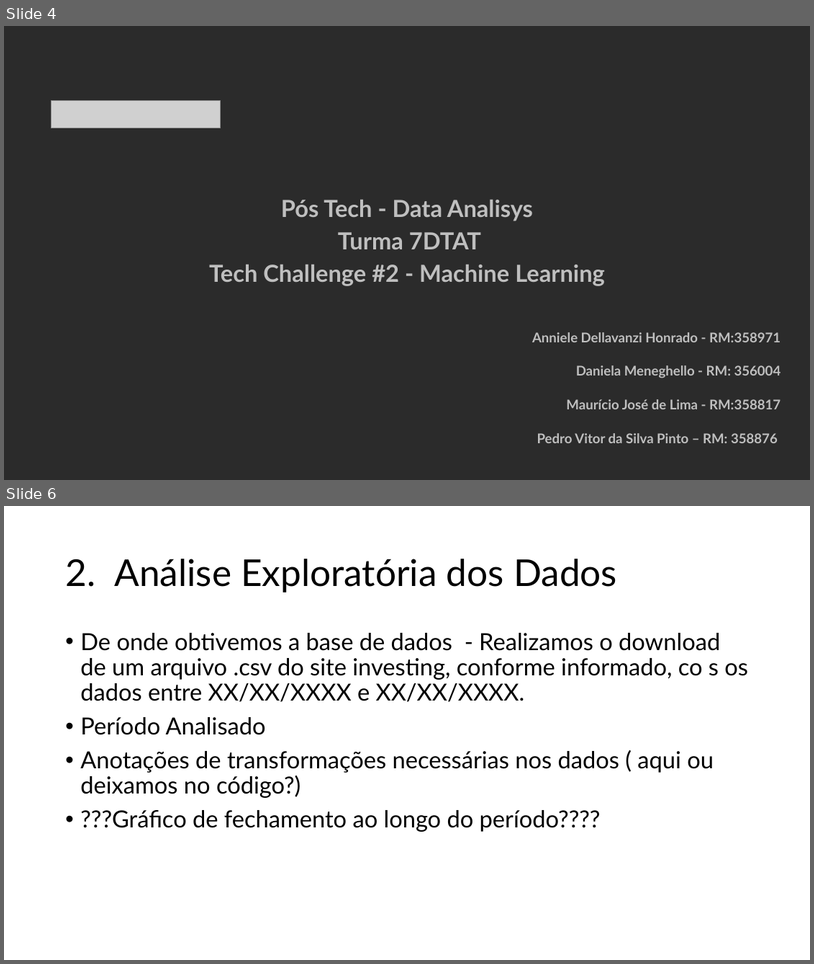
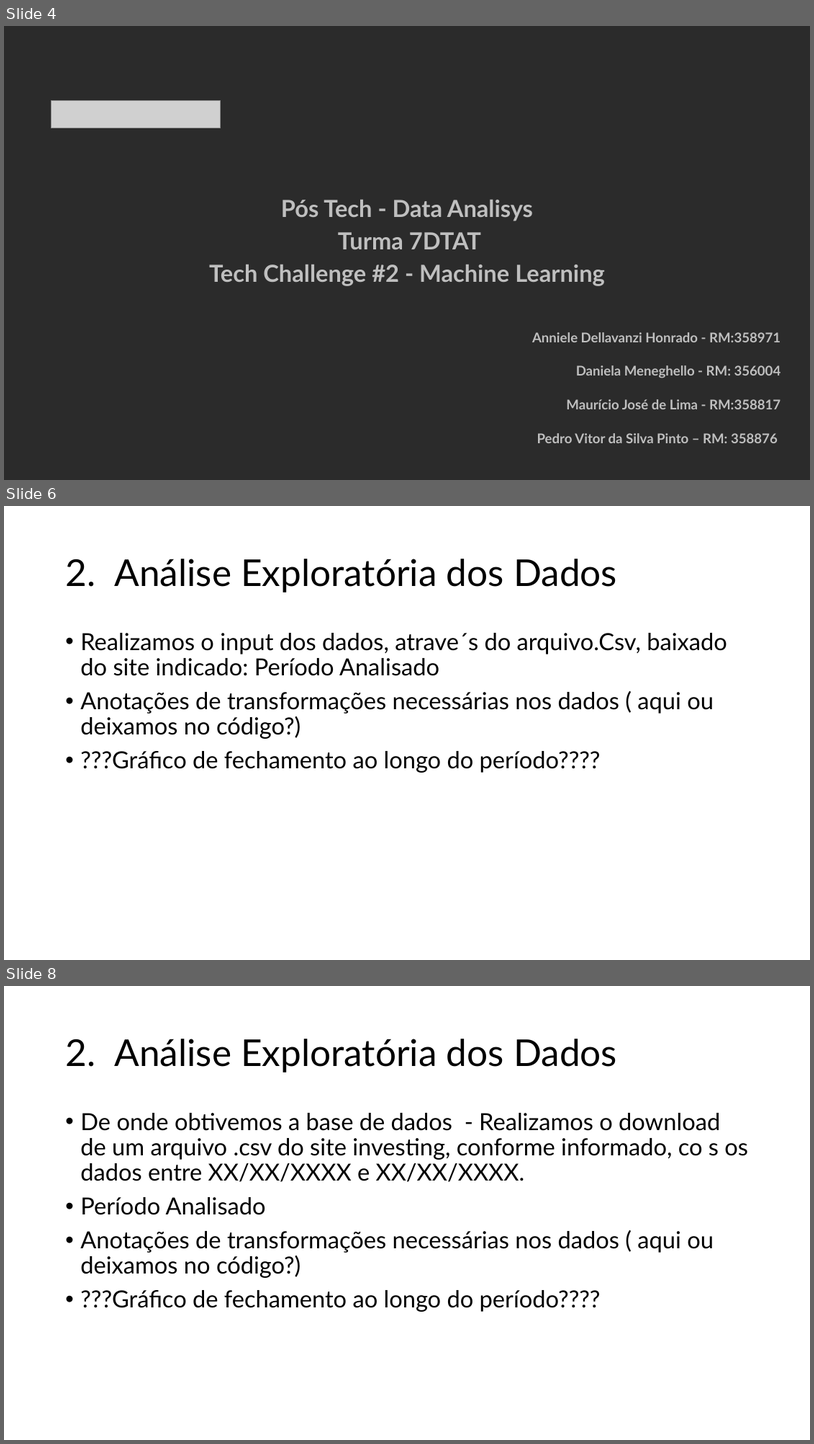
Before and after one commit to jdlmauricio/techalleg_fase_2, a slide deck: Tech Challenge 2.pptx. Shown one above the other, each under a label of ours: slides 4 and 6 before the commit, slides 4, 6 and 8 after it; the slides between them are not shown. The pictures are 814x964 and 814x1444 pixels, drawn with LibreOffice and Linux fonts; fonts in the diff are those of the drawing; grey boxes stand for pictures; background and template pictures are left out; a plain dark background stands for a picture behind light text. Boxes give left, top, right and bottom in pixels: in the first picture for what was removed or moved away, otherwise in the second. Text is boxed around its words. In the diff, an @@ line names an element or a change of style, - is before the commit and + after.

```diff
--- a/Tech Challenge 2.pptx
+++ b/Tech Challenge 2.pptx
@@ slide 6 added at [4, 506, 810, 960], background picture (left out) @@
@@ title added at [115, 559, 617, 592], 44 pt, text #000000 @@
+2. Análise Exploratória dos Dados
@@ text added at [80, 633, 728, 772], 28 pt, text #000000 @@
+• Realizamos o input dos dados, atrave´s do arquivo.Csv, baixado do site indicado: Período Analisado
+• Anotações de transformações necessárias nos dados ( aqui ou deixamos no código?)
+• ???Gráfico de fechamento ao longo do período????
@@ what was slide 6 is now slide 8 @@
```
Also in this commit, not shown: 1 slide changed, 1 other slide added.
